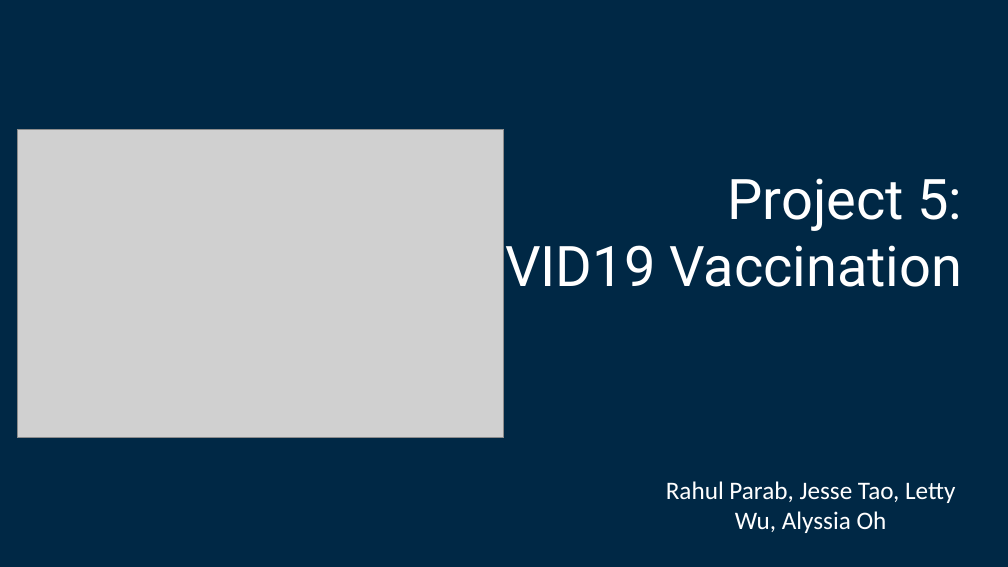
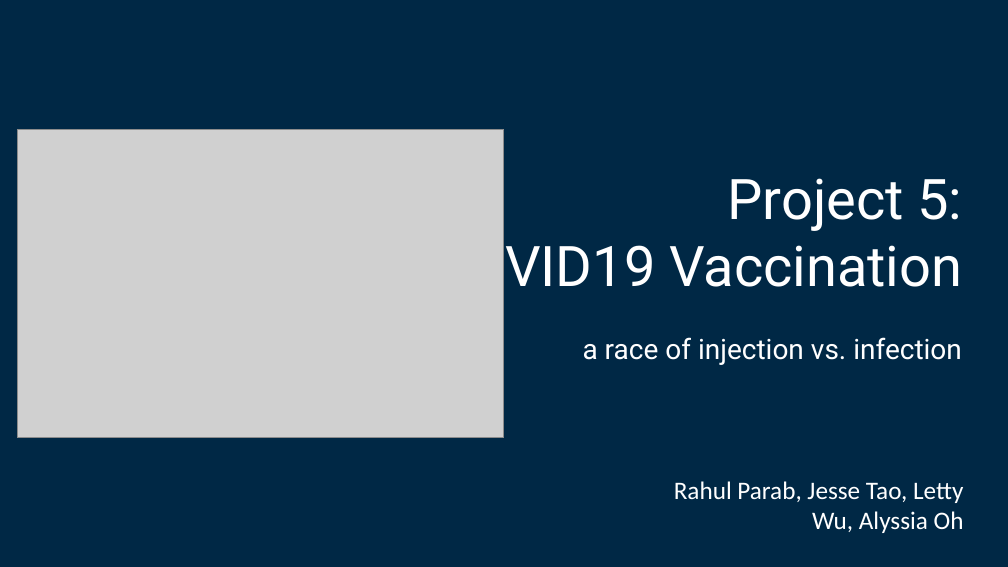
Before and after one commit to lettywu/COVID-19-vaccinations, a slide deck: slide 1 of alyssia/project5_intro.pptx. Drawn at 1008x567 pixels with LibreOffice and Linux fonts; fonts in the diff are those of the drawing; grey boxes stand for pictures. Boxes give left, top, right and bottom in pixels: in the first picture for what was removed or moved away, otherwise in the second. Text is boxed around its words. In the diff, an @@ line names an element or a change of style, - is before the commit and + after.

```diff
--- a/alyssia/project5_intro.pptx
+++ b/alyssia/project5_intro.pptx
@@ title at (431,178,962,365): text changed; size 40 to 20 pt @@
-Project 5:
-COVID19 Vaccination
+Project 5:
+COVID19 Vaccination
+a race of injection vs. infection
@@ subtitle "Rahul Parab, Jesse Tao, Letty ..." at (674,481,964,533): alignment centre to right @@
```
Also in this commit, not shown: 3 other slides changed, 4 slides added, 8 slides removed, 1 other file.
